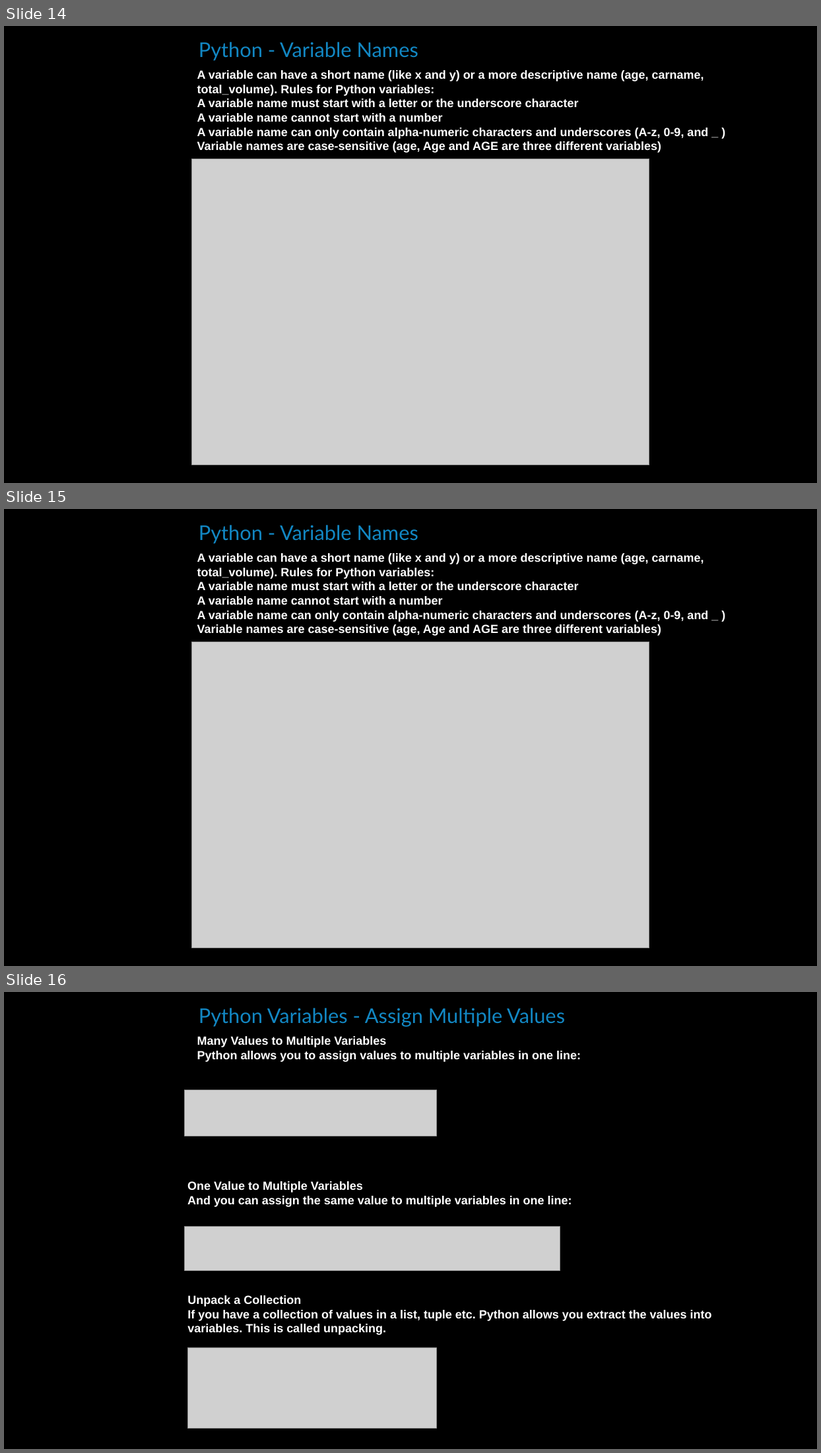
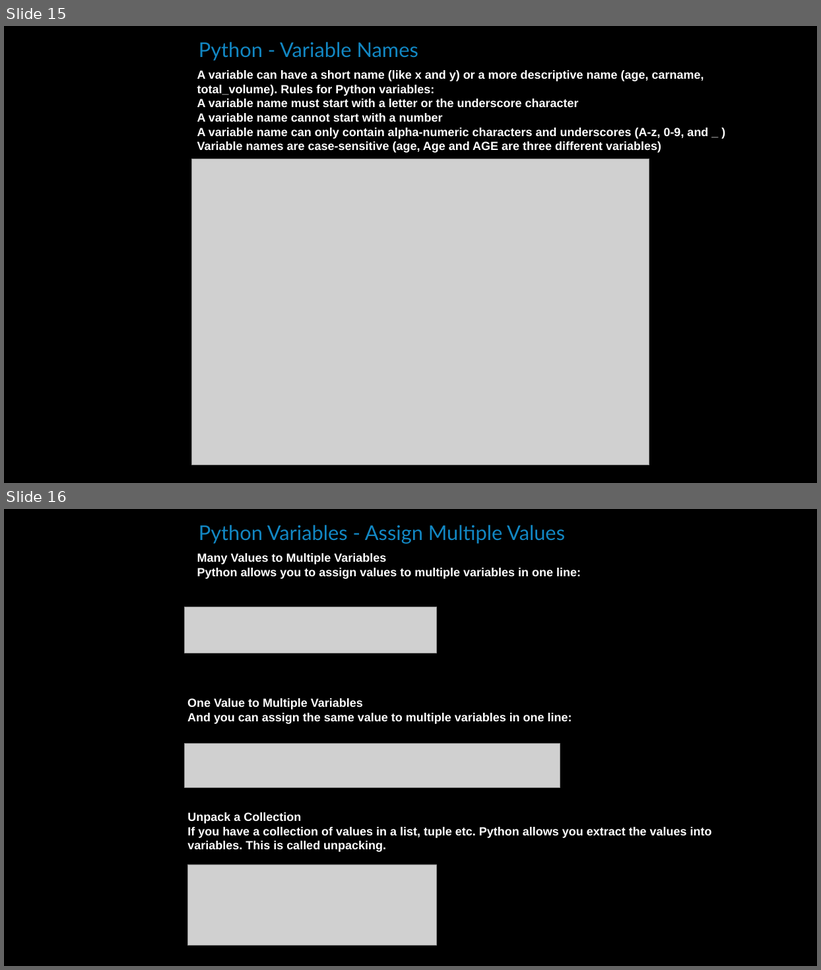
Before and after one commit to simon-pikalov/Ariel_OOP_2020, a slide deck: Classes/week_09/TA/simon_group/oop9.pptx. Shown one above the other, each under a label of ours: slides 14, 15 and 16 before the commit, slides 15 and 16 after it. The pictures are 821x1453 and 821x970 pixels, drawn with LibreOffice and Linux fonts; fonts in the diff are those of the drawing; grey boxes stand for pictures; background and template pictures are left out. Boxes give left, top, right and bottom in pixels: in the first picture for what was removed or moved away, otherwise in the second. Text is boxed around its words. In the diff, an @@ line names an element or a change of style, - is before the commit and + after.

```diff
--- a/Classes/week_09/TA/simon_group/oop9.pptx
+++ b/Classes/week_09/TA/simon_group/oop9.pptx
@@ slide 15 removed at (x1=4, y1=509, x2=817, y2=966), background #000000 @@
@@ text removed at (x1=199, y1=525, x2=418, y2=544) @@
-Python - Variable Names
@@ text removed at (x1=197, y1=553, x2=708, y2=636) @@
-A variable can have a short name (like x and y) or a more descriptive name (age, carname, total_volume). Rules for Python variables:
-A variable name must start with a letter or the underscore character
-A variable name cannot start with a number
-A variable name can only contain alpha-numeric characters and underscores (A-z, 0-9, and _ )
-Variable names are case-sensitive (age, Age and AGE are three different variables)
@@ picture removed at (x1=192, y1=642, x2=649, y2=949) @@
@@ what was slide 14 is now slide 15 @@
```
Also in this commit, not shown: 3 slides changed, 21 slides added, 2 other slides removed, 3 other files.
